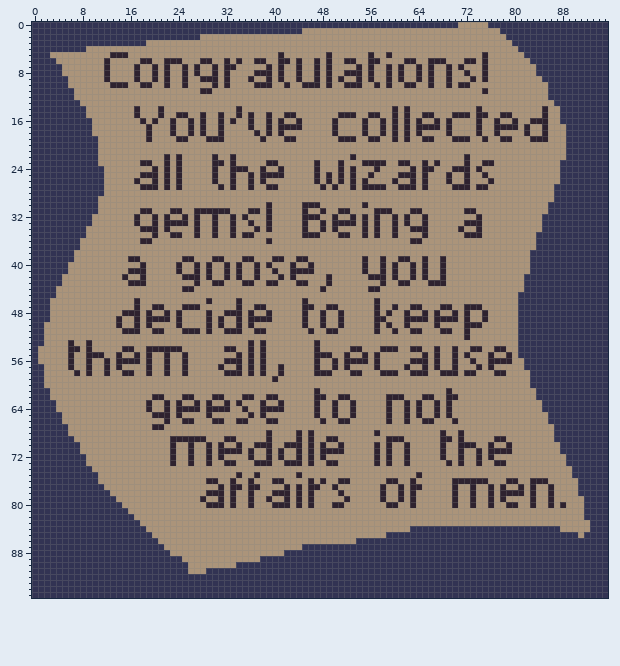
Pixel-art file: assets/sprites/note.aseprite. The picture above is the old version.
96x96 pixels, 1 frame.
The result:
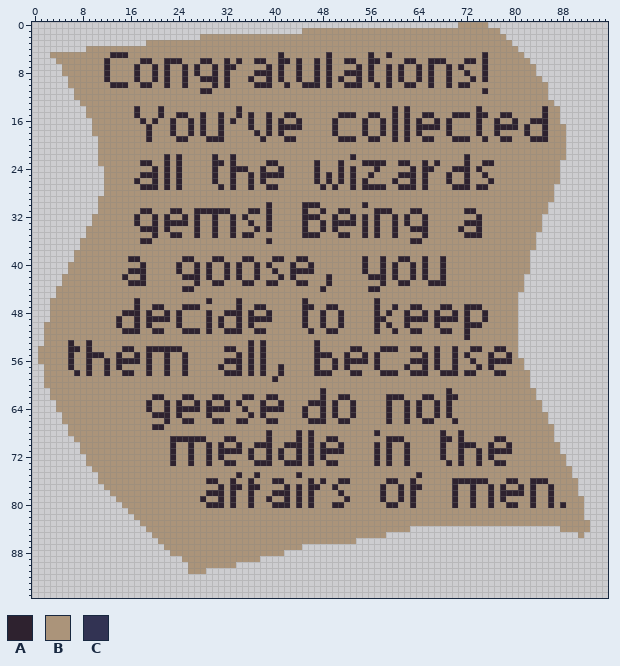
Palette (. is transparent): A #2e222f  B #ab947a  C #323353
Edits made:
Changed rows in their new state; - is an unchanged pixel.
Layers "Layer 2", "Layer 1":
first column x 0:
 0 .......................................................................-----....................
 1 .............................................---------------------------------..................
 2 ............................---------------------------------------------------.................
 3 ...................-------------------------------------------------------------................
 4 .........------------------------------------------------------------------------...............
 5 ...-------------------------------------------------------------------------------..............
 6 ....-------------------------------------------------------------------------------.............
 7 .....-------------------------------------------------------------------------------............
 8 .....-------------------------------------------------------------------------------............
 9 ......-------------------------------------------------------------------------------...........
10 ......--------------------------------------------------------------------------------..........
11 .......-------------------------------------------------------------------------------..........
12 .......-------------------------------------------------------------------------------..........
13 ........-------------------------------------------------------------------------------.........
14 .........-------------------------------------------------------------------------------........
15 .........-------------------------------------------------------------------------------........
16 ..........------------------------------------------------------------------------------........
17 ..........-------------------------------------------------------------------------------.......
18 ..........-------------------------------------------------------------------------------.......
19 ...........------------------------------------------------------------------------------.......
20 ...........------------------------------------------------------------------------------.......
21 ...........------------------------------------------------------------------------------.......
22 ...........------------------------------------------------------------------------------.......
23 ...........-----------------------------------------------------------------------------........
24 ............----------------------------------------------------------------------------........
25 ............----------------------------------------------------------------------------........
26 ............----------------------------------------------------------------------------........
27 ............---------------------------------------------------------------------------.........
28 ............---------------------------------------------------------------------------.........
29 ...........----------------------------------------------------------------------------.........
30 ...........---------------------------------------------------------------------------..........
31 ...........---------------------------------------------------------------------------..........
32 ..........---------------------------------------------------------------------------...........
33 ..........---------------------------------------------------------------------------...........
34 .........----------------------------------------------------------------------------...........
35 .........---------------------------------------------------------------------------............
36 ........----------------------------------------------------------------------------............
37 ........----------------------------------------------------------------------------............
38 .......----------------------------------------------------------------------------.............
39 .......----------------------------------------------------------------------------.............
40 ......-----------------------------------------------------------------------------.............
41 ......-----------------------------------------------------------------------------.............
42 .....-----------------------------------------------------------------------------..............
43 .....-----------------------------------------------------------------------------..............
44 ....------------------------------------------------------------------------------..............
45 ....-----------------------------------------------------------------------------...............
46 ...------------------------------------------------------------------------------...............
47 ...------------------------------------------------------------------------------...............
48 ...------------------------------------------------------------------------------...............
49 ...------------------------------------------------------------------------------...............
50 ..-------------------------------------------------------------------------------...............
51 ..-------------------------------------------------------------------------------...............
52 ..-------------------------------------------------------------------------------...............
53 ..-------------------------------------------------------------------------------...............
54 .--------------------------------------------------------------------------------...............
55 .--------------------------------------------------------------------------------...............
56 .---------------------------------------------------------------------------------..............
57 ..--------------------------------------------------------------------------------..............
58 ..---------------------------------------------------------------------------------.............
59 ..---------------------------------------------------------------------------------.............
60 ..---------------------------------------------------------------------------------.............
61 ...--------------------------------------------BA-----------------------------------............
62 ...--------------------------------------------B------------------------------------............
63 ....------------------------------------------A-A------------------------------------...........
64 ....-----------------------------------------A-BA------------------------------------...........
65 .....----------------------------------------A-BA-------------------------------------..........
66 .....-----------------------------------------AA--------------------------------------..........
67 ......---------------------------------------------------------------------------------.........
68 ......---------------------------------------------------------------------------------.........
69 .......--------------------------------------------------------------------------------.........
70 ........--------------------------------------------------------------------------------........
71 ........--------------------------------------------------------------------------------........
72 .........--------------------------------------------------------------------------------.......
73 .........--------------------------------------------------------------------------------.......
74 ..........--------------------------------------------------------------------------------......
75 ...........-------------------------------------------------------------------------------......
76 ...........--------------------------------------------------------------------------------.....
77 ............-------------------------------------------------------------------------------.....
78 .............------------------------------------------------------------------------------.....
79 ..............------------------------------------------------------------------------------....
80 ...............-----------------------------------------------------------------------------....
81 ................----------------------------------------------------------------------------....
82 .................---------------------------------------------------------------------------....
83 ..................---------------------------------------------------------------------------...
84 ...................--------------------------------------------.........................-----...
85 ....................---------------------------------------................................-....
86 .....................---------------------------------..........................................
87 ......................-----------------------...................................................
88 .......................-------------------......................................................
89 .........................-------------..........................................................
90 ..........................--------..............................................................
91 ..........................---...................................................................
92 ................................................................................................
93 ................................................................................................
94 ................................................................................................
95 ................................................................................................
